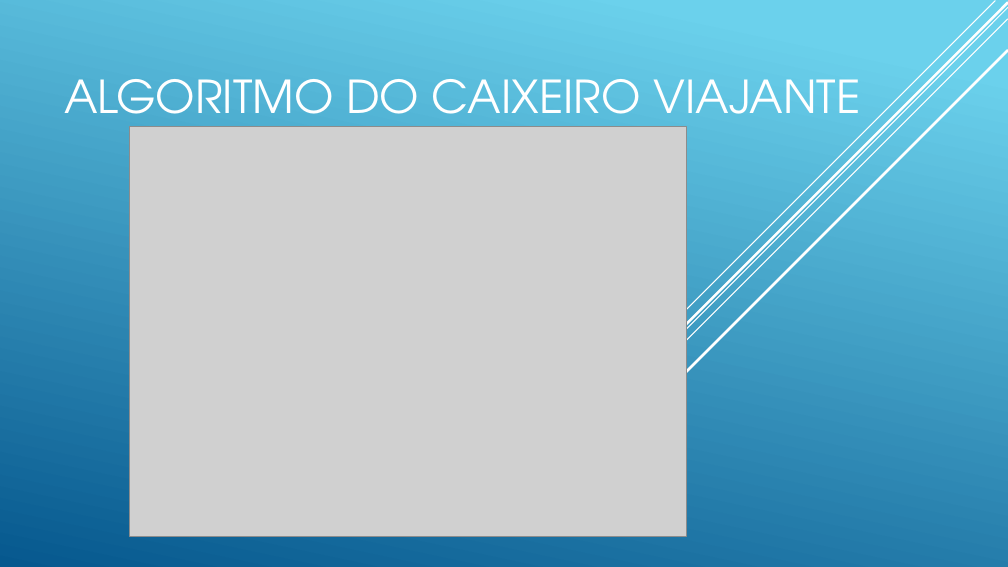
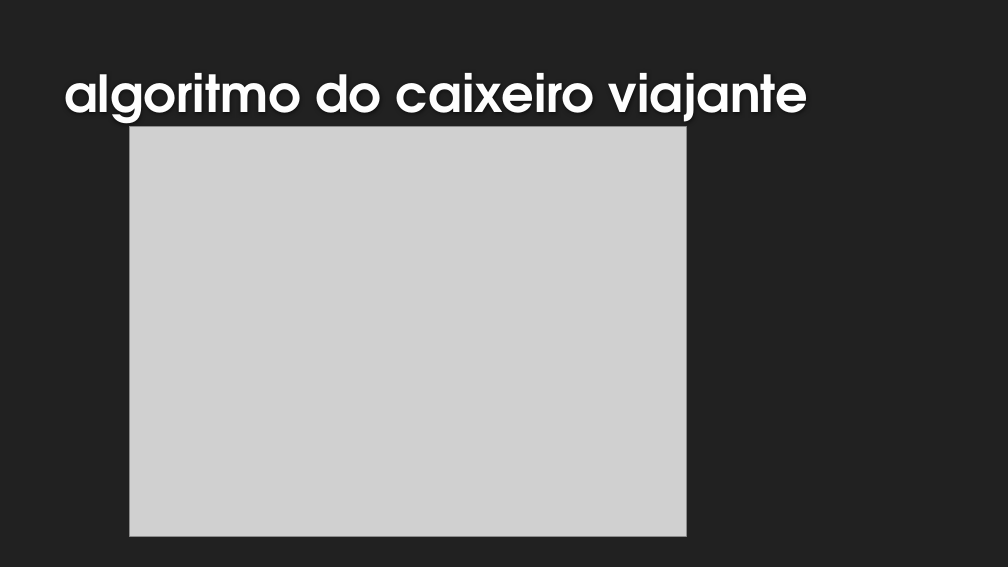
Before and after one commit to rodrigoepfonseca/ia, a slide deck: slide 5 of ALGORITMOS GENÉTICOS.pptx. Drawn at 1008x567 pixels with LibreOffice and Linux fonts; fonts in the diff are those of the drawing; grey boxes stand for pictures; background and template pictures are left out. Boxes give left, top, right and bottom in pixels: in the first picture for what was removed or moved away, otherwise in the second. Text is boxed around its words. In the diff, an @@ line names an element or a change of style, - is before the commit and + after.

```diff
--- a/ALGORITMOS GENÉTICOS.pptx
+++ b/ALGORITMOS GENÉTICOS.pptx
@@ background gradient #6ED2EB to #06588E to #212121 @@
@@ line removed from (1008, 8) to (505, 510) @@
@@ line removed from (1008, 19) to (598, 429) @@
@@ line removed from (1008, 3) to (606, 404) @@
@@ line removed from (995, 1) to (681, 316) @@
@@ line removed from (1008, 51) to (649, 410) @@
@@ title at [64,73,809,134]: text changed; size 43.2 to 48.6 pt; text colour #FFFFFF to #FEFEFE; bold on @@
-ALGORITMO DO CAIXEIRO VIAJANTE
+algoritmo do caixeiro viajante
```
Also in this commit, not shown: 9 other slides changed, 1 slide added, 1 slide removed.
